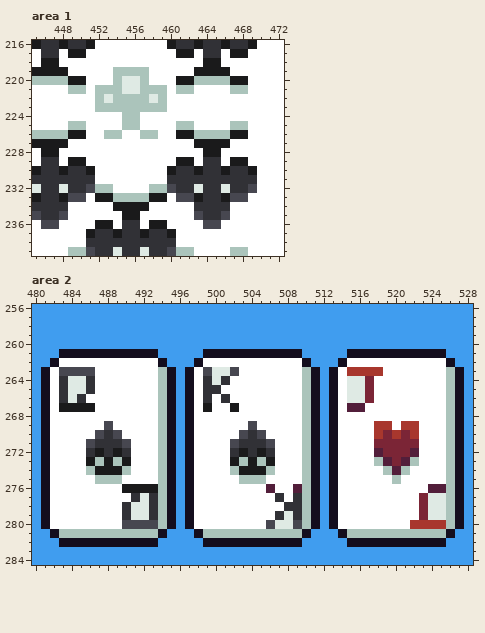
One commit to this pixel-art file: assets/cards_modified.aseprite. Above is the file before it was changed.
944x385 pixels, 1 frame. Shown: area 1: x 445..472, y 216..239; area 2: x 480..528, y 256..284. The commit also changed other parts of the picture, which this record leaves out.
New version:
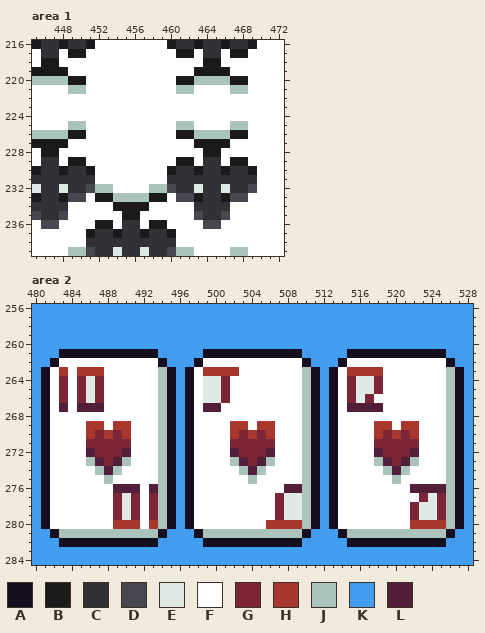
Palette (. is transparent): A #140e1e  B #1a1a1b  C #313136  D #474750  E #dfeae4  F #ffffff  G #7b2536  H #a8372d  J #abc4bb  K #409def  L #521e3a
The exact change:
--- area 1
@@ x 450..461 @@
 218 FFFFFFFFFFFF
-219 FFFFJJJJFFFF
-220 BFFFJEEJFFFB
-221 JFJJJEEJJJFJ
-222 FFJEJJJJEJFF
-223 FFJJJJJJJJFF
-224 FFFFFJJFFFFF
-225 JFFFFJJFFFFJ
-226 BFFJJFFJJFFB
+219 FFFFFFFFFFFF
+220 BFFFFFFFFFFB
+221 JFFFFFFFFFFJ
+222 FFFFFFFFFFFF
+223 FFFFFFFFFFFF
+224 FFFFFFFFFFFF
+225 JFFFFFFFFFFJ
+226 BFFFFFFFFFFB
 227 FFFFFFFFFFFF
--- area 2
@@ x 480..528 @@
 262 KKAFFFFFFFFFFFAKKKAFFFFFFFFFFFAKKKAFFFFFFFFFFFAKK
-263 KAFDDDDFFFFFFFJAKAFDEEDFFFFFFFJAKAFHHHHFFFFFFFJAK
-264 KAFCEECFFFFFFFJAKAFCECFFFFFFFFJAKAFEEGFFFFFFFFJAK
-265 KAFCEECFFFFFFFJAKAFCCFFFFFFFFFJAKAFEEGFFFFFFFFJAK
-266 KAFCECFFFFFFFFJAKAFCFCFFFFFFFFJAKAFEEGFFFFFFFFJAK
-267 KAFBBBBFFFFFFFJAKAFBFFBFFFFFFFJAKAFLLFFFFFFFFFJAK
+263 KAFHFHHHFFFFFFJAKAFHHHHFFFFFFFJAKAFHHHHFFFFFFFJAK
+264 KAFGFGEGFFFFFFJAKAFEEGFFFFFFFFJAKAFGEEGFFFFFFFJAK
+265 KAFGFGEGFFFFFFJAKAFEEGFFFFFFFFJAKAFGEEGFFFFFFFJAK
+266 KAFGFGEGFFFFFFJAKAFEEGFFFFFFFFJAKAFGEGFFFFFFFFJAK
+267 KAFLFLLLFFFFFFJAKAFLLFFFFFFFFFJAKAFLLLLFFFFFFFJAK
 268 KAFFFFFFFFFFFFJAKAFFFFFFFFFFFFJAKAFFFFFFFFFFFFJAK
-269 KAFFFFFFDFFFFFJAKAFFFFFFDFFFFFJAKAFFFFHHFHHFFFJAK
-270 KAFFFFFDCDFFFFJAKAFFFFFDCDFFFFJAKAFFFFHGHGHFFFJAK
-271 KAFFFFDCCCDFFFJAKAFFFFDCCCDFFFJAKAFFFFGGGGGFFFJAK
-272 KAFFFFCBCBCFFFJAKAFFFFCBCBCFFFJAKAFFFFLGGGLFFFJAK
-273 KAFFFFBJBJBFFFJAKAFFFFBJBJBFFFJAKAFFFFJLGLJFFFJAK
-274 KAFFFFJBBBJFFFJAKAFFFFJBBBJFFFJAKAFFFFFJLJFFFFJAK
-275 KAFFFFFJJJFFFFJAKAFFFFFJJJFFFFJAKAFFFFFFJFFFFFJAK
-276 KAFFFFFFFFBBBBJAKAFFFFFFFFLFFLJAKAFFFFFFFFFFLLJAK
-277 KAFFFFFFFFFCECJAKAFFFFFFFFFCFCJAKAFFFFFFFFFGEEJAK
-278 KAFFFFFFFFCEECJAKAFFFFFFFFFFCCJAKAFFFFFFFFFGEEJAK
-279 KAFFFFFFFFCEECJAKAFFFFFFFFFCECJAKAFFFFFFFFFGEEJAK
-280 KAFFFFFFFFDDDDJAKAFFFFFFFFDEEDJAKAFFFFFFFFHHHHJAK
+269 KAFFFFHHFHHFFFJAKAFFFFHHFHHFFFJAKAFFFFHHFHHFFFJAK
+270 KAFFFFHGHGHFFFJAKAFFFFHGHGHFFFJAKAFFFFHGHGHFFFJAK
+271 KAFFFFGGGGGFFFJAKAFFFFGGGGGFFFJAKAFFFFGGGGGFFFJAK
+272 KAFFFFLGGGLFFFJAKAFFFFLGGGLFFFJAKAFFFFLGGGLFFFJAK
+273 KAFFFFJLGLJFFFJAKAFFFFJLGLJFFFJAKAFFFFJLGLJFFFJAK
+274 KAFFFFFJLJFFFFJAKAFFFFFJLJFFFFJAKAFFFFFJLJFFFFJAK
+275 KAFFFFFFJFFFFFJAKAFFFFFFJFFFFFJAKAFFFFFFJFFFFFJAK
+276 KAFFFFFFFLLLFLJAKAFFFFFFFFFFLLJAKAFFFFFFFFLLLLJAK
+277 KAFFFFFFFGEGFGJAKAFFFFFFFFFGEEJAKAFFFFFFFFFGEGJAK
+278 KAFFFFFFFGEGFGJAKAFFFFFFFFFGEEJAKAFFFFFFFFGEEGJAK
+279 KAFFFFFFFGEGFGJAKAFFFFFFFFFGEEJAKAFFFFFFFFGEEGJAK
+280 KAFFFFFFFHHHFHJAKAFFFFFFFFHHHHJAKAFFFFFFFFHHHHJAK
 281 KKAJJJJJJJJJJJAKKKAJJJJJJJJJJJAKKKAJJJJJJJJJJJAKK
